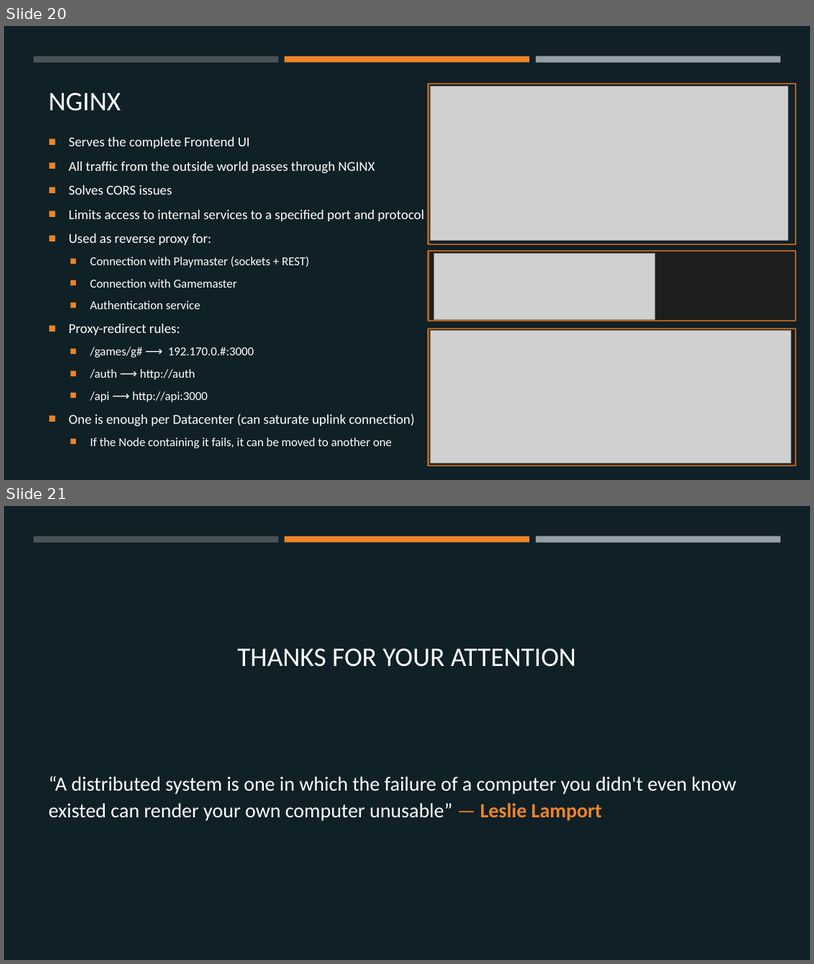
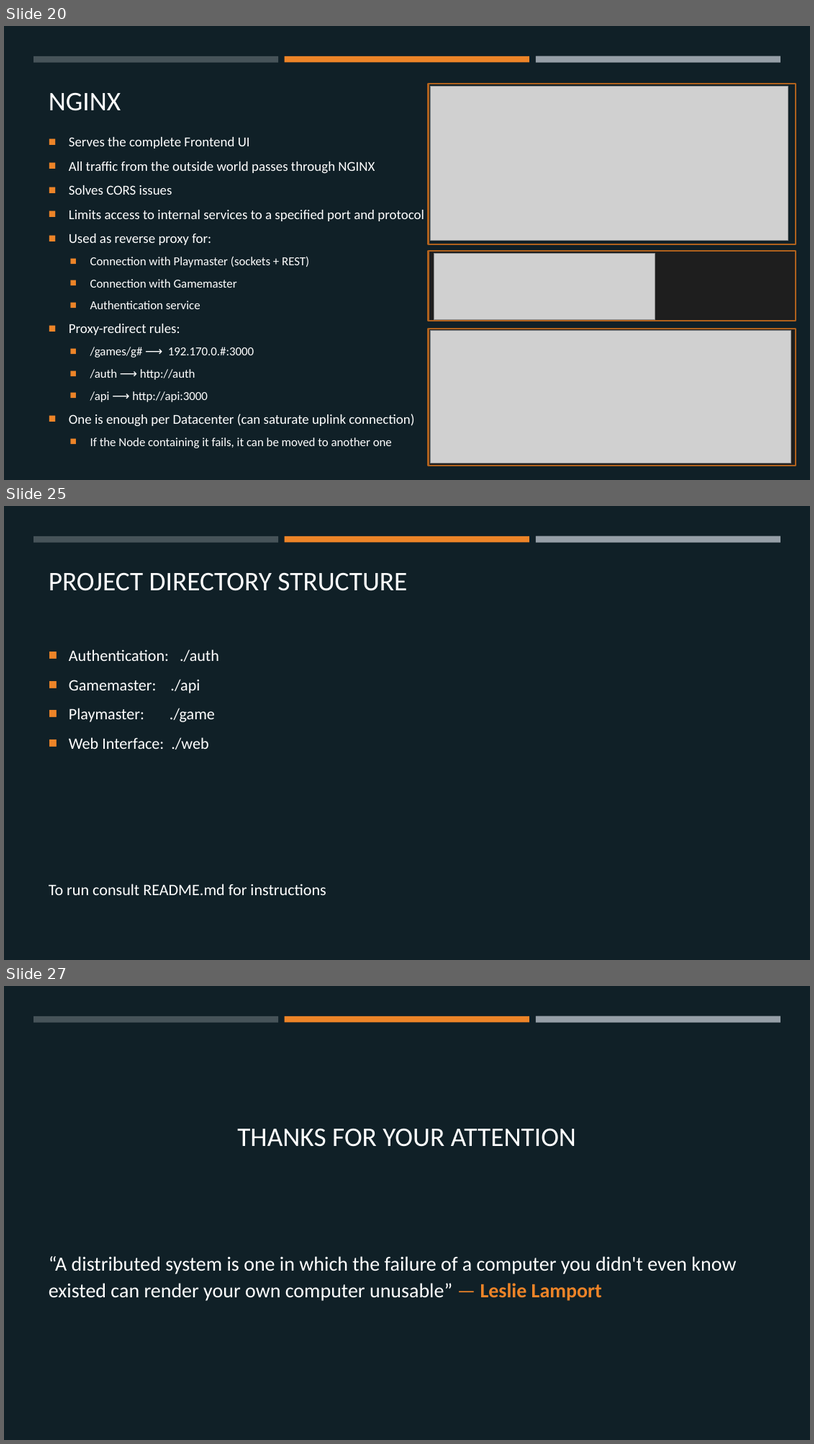
Before and after one commit to margaeor/COMP414-Distributed-Systems, a slide deck: presentation/Distributed.pptx. Shown one above the other, each under a label of ours: slides 20 and 21 before the commit, slides 20, 25 and 27 after it; the slides between them are not shown. The pictures are 814x964 and 814x1444 pixels, drawn with LibreOffice and Linux fonts; fonts in the diff are those of the drawing; grey boxes stand for pictures. Boxes give left, top, right and bottom in pixels: in the first picture for what was removed or moved away, otherwise in the second. Text is boxed around its words. In the diff, an @@ line names an element or a change of style, - is before the commit and + after.

```diff
--- a/presentation/Distributed.pptx
+++ b/presentation/Distributed.pptx
@@ slide 25 added at box(4, 506, 810, 960), background #102027; not listed: 3 template elements that a slide beside it also shows @@
@@ title added at box(49, 572, 407, 591), 32 pt, text #FFFFFF @@
+PROJECT DIRECTORY STRUCTURE
@@ text added at box(49, 649, 326, 895), 19 pt, text #FFFFFF @@
+■ Authentication: ./auth
+■ Gamemaster: ./api
+■ Playmaster: ./game
+■ Web Interface: ./web
+To run consult README.md for instructions
@@ what was slide 21 is now slide 27 @@
```
Also in this commit, not shown: 5 other slides added.
